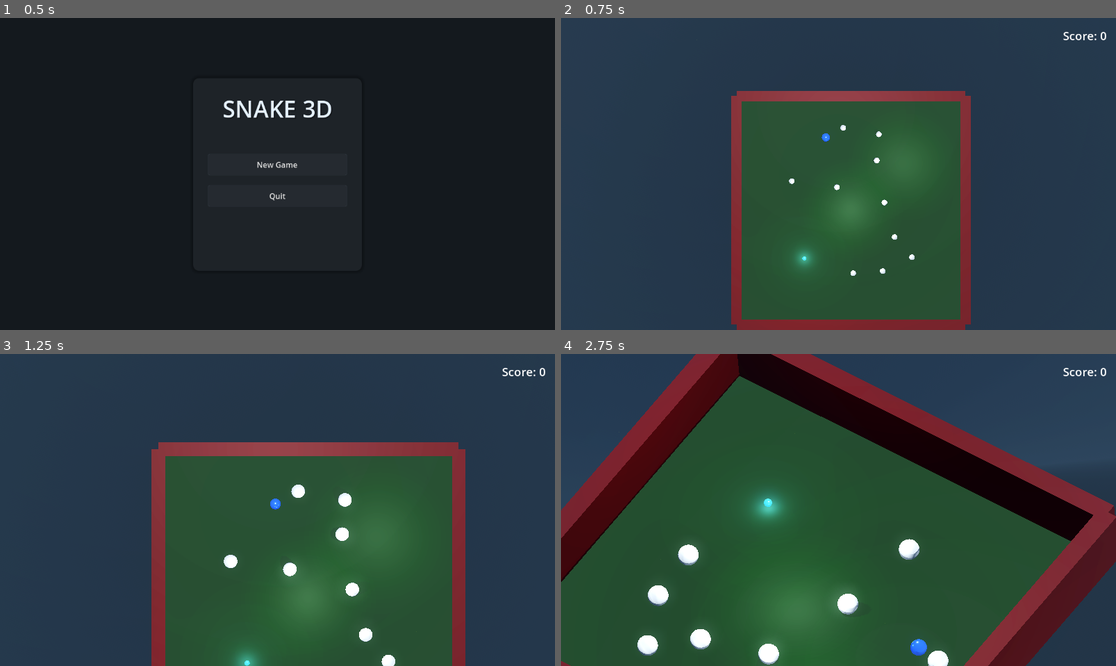
Above: before the commit, frames 1-4 (two rows, left to right).
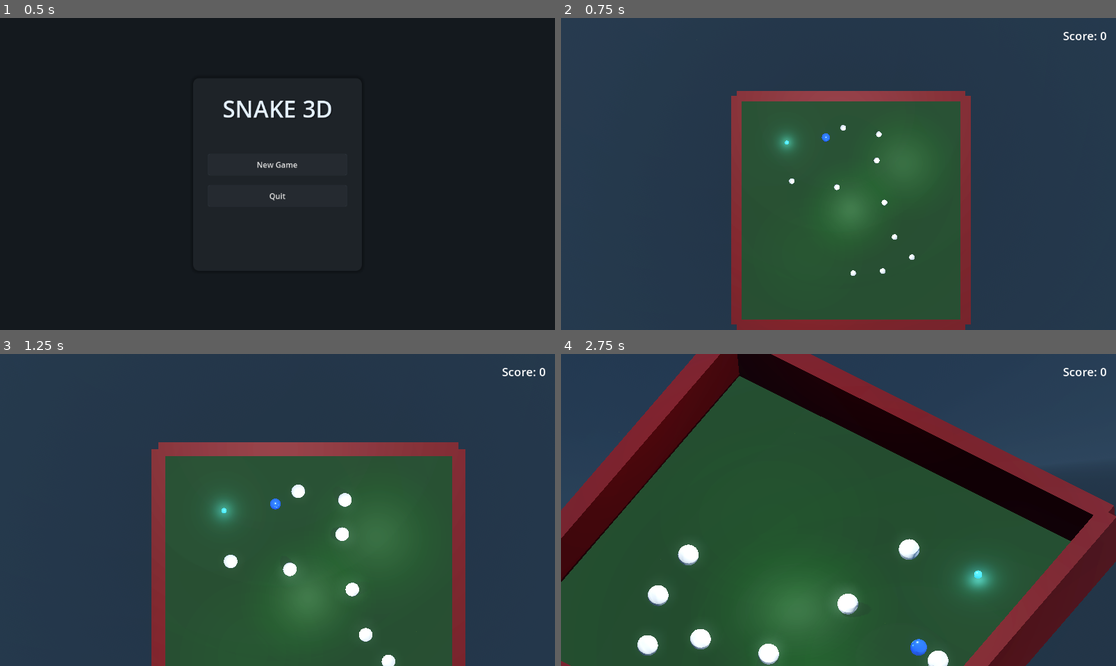
Above: after the commit, the same moments.

Repository: bluehexagons/snakeproject
Game: Godot game, scene res://scenes/main_menu.tscn
The game is run twice, just before and just after one commit, with the same random seed, the same clock (stepped at 60 frames per second) and the same inputs.
Inputs:
- Up to frame 1 (0.5 s): no input
- Up to frame 2 (0.75 s): click "New Game" at 0.5 s
- Up to frame 3 (1.25 s): no input
- Up to frame 4 (2.75 s): hold D (move_right) 1.28-2.03 s; hold F (toggle_camera_angle) 1.28-2.03 s; hold S (move_down) from 2.03 s (still down); tap F (toggle_camera_angle) at 2.1 s

Frame 1 is identical in both runs. In frame 2, 0.4% of the frame differs, in the area x 38-46%, y 36-81%; in frame 3, 0.5%; in frame 4, 1.2%, in the area x 33-79%, y 43-78%.

Commit message:
(AI) Revise food spawning

Diff:
--- a/scripts/game_manager.gd
+++ b/scripts/game_manager.gd
@@ -17,6 +17,8 @@
 const MIN_FOOD_COUNT = 1  # Minimum number of food items in the world
 const MAX_FOOD_COUNT = 5  # Maximum number of food items in the world
 const MIN_FOOD_DISTANCE = 3.0  # Minimum distance between food items
+const PREFERRED_PLAYER_DISTANCE = 4.0  # Quarter of typical 16-unit playfield
+const MIN_PLAYER_DISTANCE = 2.0  # Absolute minimum distance from player
 
 var is_isometric: bool = false
 
@@ -98,8 +100,12 @@
 	player.position = Vector3(random_x, 0, random_z)
 
 func spawn_food(force_spawn: bool = false) -> bool:
+	# Get only actually available food
 	var available_food = get_tree().get_nodes_in_group("food").filter(func(f): return f.is_available())
 	var current_count = available_food.size()
+
+	# Debug info
+	print("Current food count: ", current_count, ", Max: ", MAX_FOOD_COUNT, ", Min: ", MIN_FOOD_COUNT)
 
 	# Don't spawn if we're at or above max food count
 	if current_count >= MAX_FOOD_COUNT:
@@ -110,40 +116,95 @@
 		return false
 
 	var food = FOOD_SCENE.instantiate()
-	get_parent().add_child(food)
-
-	# Try multiple positions
+	gameplay_container.add_child(food)
+
+	var valid_position = false
+	var best_distance = 0.0
+	var best_position = Vector3.ZERO
+	var player = gameplay_container.get_node_or_null("Player")
+
+	# Try standard spawning first with preferred distance
+	for attempt in range(30):  # Increased attempts
+		var random_x = randf_range(-SPAWN_AREA_SIZE.x * 0.9, SPAWN_AREA_SIZE.x * 0.9)
+		var random_z = randf_range(-SPAWN_AREA_SIZE.y * 0.9, SPAWN_AREA_SIZE.y * 0.9)
+		var pos = Vector3(random_x, 0, random_z)
+
+		var min_distance_to_danger = INF
+		var min_distance_to_rock = INF
+		var min_distance_to_food = INF
+		var distance_to_player = INF if not player else player.global_position.distance_to(pos)
+
+		# Skip positions too close to player
+		if player and distance_to_player < MIN_PLAYER_DISTANCE:
+			continue
+
+		# Check distances to all relevant objects
+		for node in get_tree().get_nodes_in_group("dangerous"):
+			min_distance_to_danger = min(min_distance_to_danger, node.global_position.distance_to(pos))
+
+		for rock in get_tree().get_nodes_in_group("rock"):
+			min_distance_to_rock = min(min_distance_to_rock, rock.global_position.distance_to(pos))
+
+		for other_food in available_food:
+			if other_food != food:
+				min_distance_to_food = min(min_distance_to_food, other_food.global_position.distance_to(pos))
+
+		# Position is valid if it meets all minimum distance requirements
+		if min_distance_to_danger > 2.0 and min_distance_to_rock > 1.5 and min_distance_to_food > MIN_FOOD_DISTANCE:
+				# Calculate score for this position
+			var base_spacing = min(min_distance_to_danger, min(min_distance_to_rock, min_distance_to_food))
+
+			# Prefer positions farther from player (if player exists)
+			var position_score = base_spacing
+			if player:
+				# Add bonus for being close to preferred distance
+				var distance_factor = 1.0 - abs(distance_to_player - PREFERRED_PLAYER_DISTANCE) / PREFERRED_PLAYER_DISTANCE
+				position_score *= (1.0 + distance_factor)
+
+			if position_score > best_distance:
+				best_distance = position_score
+				best_position = pos
+				valid_position = true
+
+	if valid_position:
+		food.position = best_position
+		print("Food spawned at: ", best_position, " with score: ", best_distance)
+		return true
+
+	# If we couldn't find a valid position
+	print("Failed to spawn food after 30 attempts")
+	food.queue_free()
+
+	# Retry with relaxed constraints if force spawning
+	if force_spawn:
+		print("Retrying force spawn with relaxed constraints")
+		return spawn_food_relaxed()
+
+	return false
+
+func spawn_food_relaxed() -> bool:
+	var food = FOOD_SCENE.instantiate()
+	gameplay_container.add_child(food)
+
+	# Use very relaxed constraints
 	for _attempt in range(10):
-		var random_x = randf_range(-SPAWN_AREA_SIZE.x, SPAWN_AREA_SIZE.x)
-		var random_z = randf_range(-SPAWN_AREA_SIZE.y, SPAWN_AREA_SIZE.y)
+		var random_x = randf_range(-SPAWN_AREA_SIZE.x * 0.8, SPAWN_AREA_SIZE.x * 0.8)
+		var random_z = randf_range(-SPAWN_AREA_SIZE.y * 0.8, SPAWN_AREA_SIZE.y * 0.8)
 		var pos = Vector3(random_x, 0, random_z)
 
-		# Check if position is valid
-		var valid_position = true
-
-		# Check distance from dangerous objects
+		# Only check for immediate overlaps
+		var valid = true
 		for node in get_tree().get_nodes_in_group("dangerous"):
-			if node.global_position.distance_to(pos) < 2.0:
-				valid_position = false
+			if node.global_position.distance_to(pos) < 1.0:
+				valid = false
 				break
 
-		# Check distance from rocks
-		for rock in get_tree().get_nodes_in_group("rock"):
-			if rock.global_position.distance_to(pos) < 1.5:
-				valid_position = false
-				break
-
-		# Check distance from other food
-		for other_food in available_food:
-			if other_food != food and other_food.global_position.distance_to(pos) < MIN_FOOD_DISTANCE:
-				valid_position = false
-				break
-
-		if valid_position:
+		if valid:
 			food.position = pos
+			print("Food force spawned at: ", pos)
 			return true
 
-	# If we couldn't find a valid position after all attempts
+	print("Failed to force spawn food even with relaxed constraints")
 	food.queue_free()
 	return false
 
@@ -376,9 +437,22 @@
 	for food in get_tree().get_nodes_in_group("food"):
 		food.queue_free()
 
-	# Spawn minimum required food
+	# Add error handling for initial spawn
+	var success_count = 0
 	for i in range(MIN_FOOD_COUNT):
-		spawn_food(true)
+		if spawn_food(true):
+			success_count += 1
+
+	if success_count < MIN_FOOD_COUNT:
+		push_warning("Only spawned " + str(success_count) + " out of " + str(MIN_FOOD_COUNT) + " initial food items")
+
+	# Ensure at least one food item exists
+	if success_count == 0:
+		# Last resort: spawn food at a fixed position
+		var food = FOOD_SCENE.instantiate()
+		gameplay_container.add_child(food)
+		food.position = Vector3(SPAWN_AREA_SIZE.x * 0.5, 0, SPAWN_AREA_SIZE.y * 0.5)
+		print("Emergency food spawn at fixed position")
 
 func _notification(what):
 	if what == NOTIFICATION_WM_CLOSE_REQUEST:
